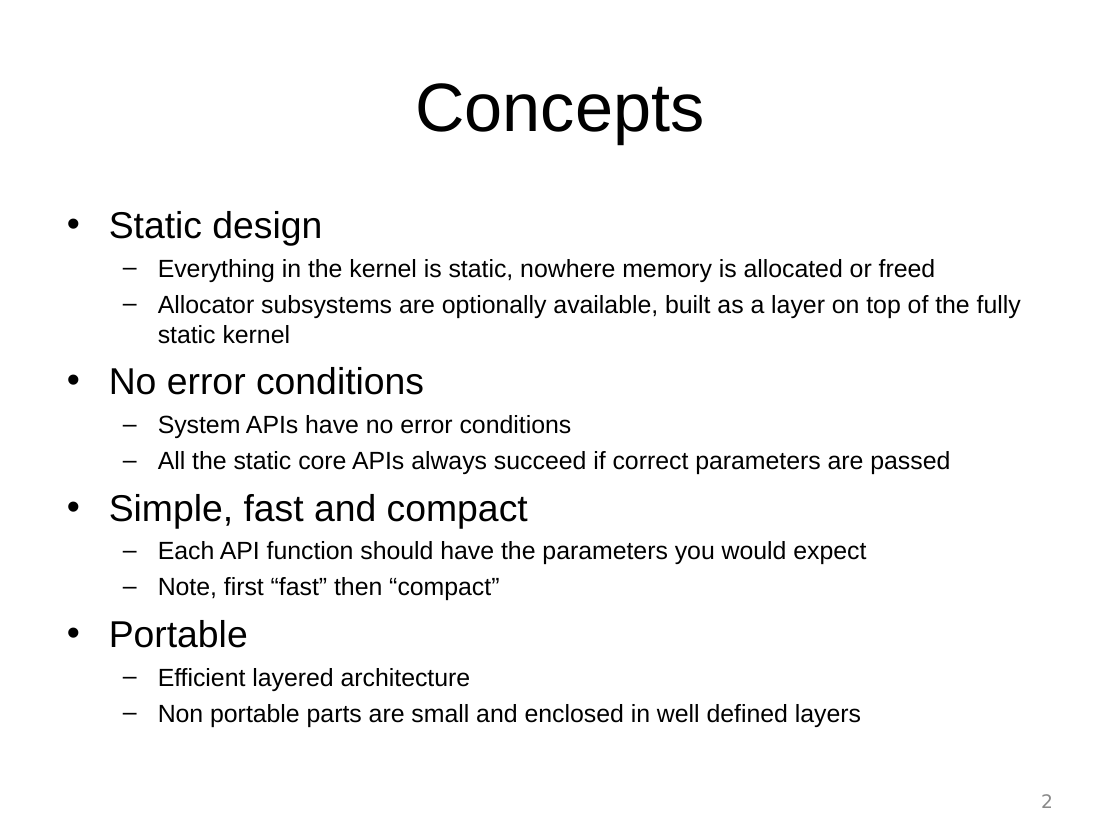
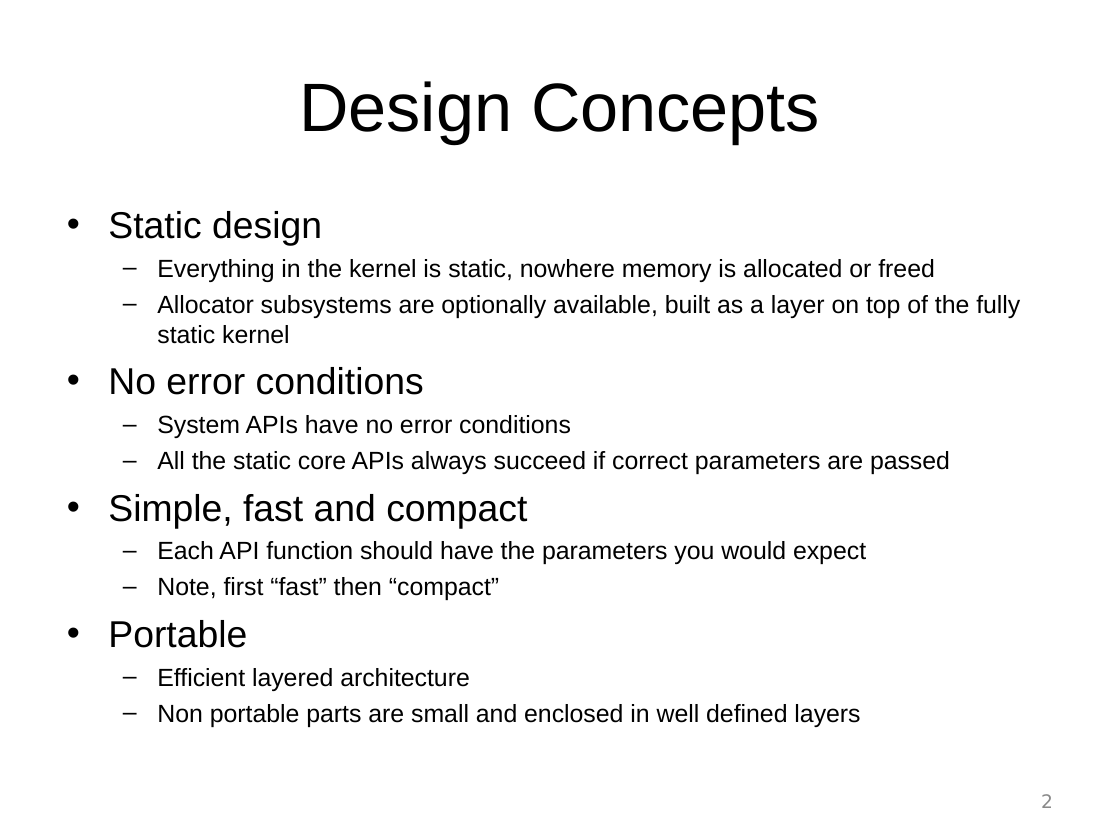
Before and after one commit to mabl/ChibiOS, a slide deck: slide 2 of slides_better_embedded_2012/ChibiOS-RT 2 Architecture.ppt. Drawn at 1120x840 pixels with LibreOffice and Linux fonts; fonts in the diff are those of the drawing; background and template pictures are left out. Boxes give left, top, right and bottom in pixels: in the first picture for what was removed or moved away, otherwise in the second. Text is boxed around its words. In the diff, an @@ line names an element or a change of style, - is before the commit and + after.

```diff
--- a/slides_better_embedded_2012/ChibiOS-RT 2 Architecture.ppt
+++ b/slides_better_embedded_2012/ChibiOS-RT 2 Architecture.ppt
@@ text at <box>299,81,820,143</box>: text changed @@
-Concepts
+Design Concepts
```
Also in this commit, not shown: 13 other slides changed, 3 other files.
